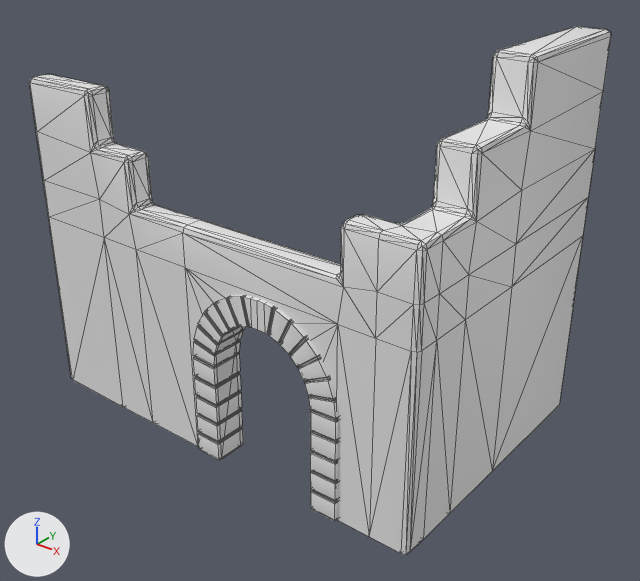
The FBX model Assets/Imports/Prefabs/Enviro01.fbx as it was, and as the next commit left it.
Before and after are seen from a 50 mm lens placed at (115.9, -127.8, 132.6), pointed at (-10.7, 30.5, 34.4). Every picture has the same lights, and +X, +Y and +Z are marked at lower left. Mesh edges are drawn as thin lines. Where no turn or scale is listed for an object, it has been applied to the vertices.

Names of what the first picture shows: 'Door01', 'Wall01'.
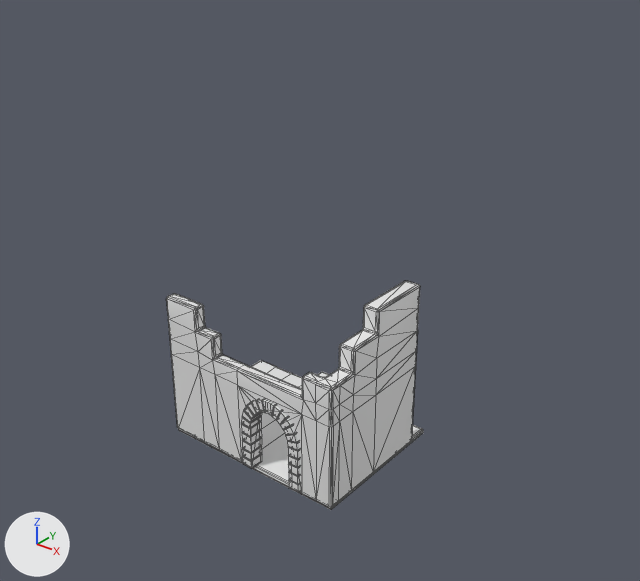
What differs and where, as boxes [x1, y1, x2, y2] in the pictures (640 x 581 px):
'Wall01', moved, rescaled (56% narrower, 57% shorter)
    before: [29, 26, 611, 555]
    after: [166, 281, 420, 507]
'Door01', moved, rescaled (60% narrower, 59% shorter)
    before: [193, 295, 339, 521]
    after: [241, 400, 299, 493]
'Box001', added
    after: [179, 360, 423, 510]

Patch to the scene script:
```diff
--- a/Assets/Imports/Prefabs/Enviro01.fbx.py
+++ b/Assets/Imports/Prefabs/Enviro01.fbx.py
@@ me_mesh_002 @@
+me_mesh_002.from_pydata(...)  # 182 vertices, 136 faces; spans x -51.9..4.4, y -16.3..28.6, z 0.0..1.6
@@ ob_wall01 @@
 ob_wall01 = bpy.data.objects.new('Wall01', me_mesh)
-ob_wall01.location = (-0.9, 0.0, 0.0)
+ob_wall01.location = (0.0, 0.0, 0.5)
+ob_wall01.scale = (0.443, 0.443, 0.443)
@@ ob_door01 @@
 ob_door01 = bpy.data.objects.new('Door01', me_mesh_001)
-ob_door01.location = (0.0, 0.0, 22.4)
+ob_door01.location = (0.0, 0.0, 10.1)
 ob_door01.rotation_euler = (1.571, 0.0, 0.0)  # degrees (90, 0, 0)
-ob_door01.scale = (0.351, 0.351, 0.351)
+ob_door01.scale = (0.143, 0.155, 0.156)
@@ ob_box001 @@
+ob_box001 = bpy.data.objects.new('Box001', me_mesh_002)
+ob_box001.location = (13.1, 15.5, -1.0)
```
